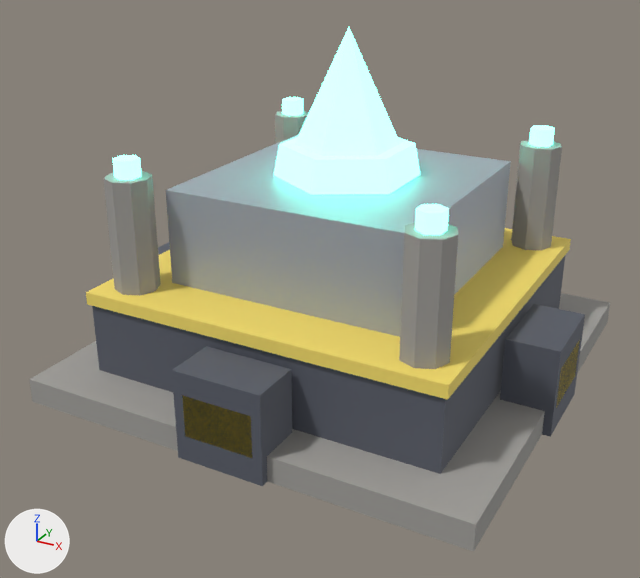
Renders of the glTF model jogo/assets/modelos/maquinas/nucleo.glb from each side of a commit.
Camera for both pictures: a 50 mm camera at (2.45, -4.8, 2.88) aimed at (-0.05, -0.27, 0.61). Arrows for +X, +Y and +Z are at lower left; the lights stay in place. The first picture is the older version. Where no turn or scale is listed for an object, it has been applied to the vertices. Vertices at exactly the same position are counted once.

Names of what the first picture shows: 'nucleo_corpo', 'nucleo_cristal'.
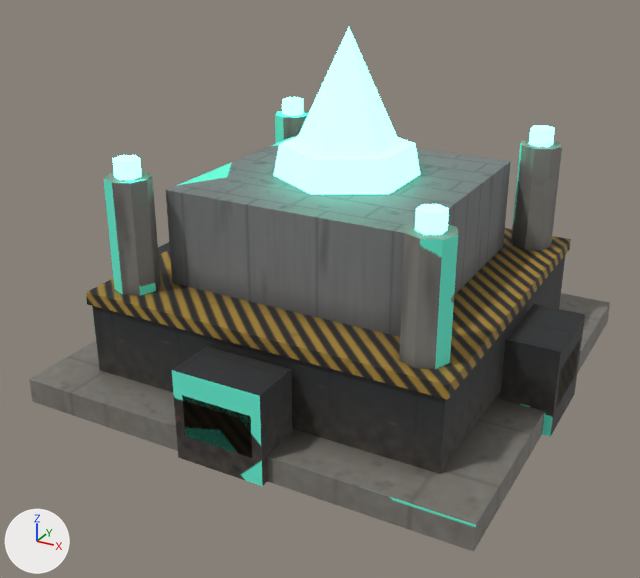
Boxes [x1, y1, x2, y2] around the edits, measured in the pictures (640 x 578 px):
'nucleo_corpo', recoloured, surface changed (darker): [29, 108, 610, 552] in both
part 1 of me_nucleo_corpo, recoloured (darker): [29, 111, 610, 552] in both
part 2 of me_nucleo_corpo, recoloured (darker): [92, 242, 585, 486] in both
part 3 of me_nucleo_corpo, recoloured (light grey to grey): [166, 134, 511, 337] in both
part 4 of me_nucleo_corpo, recoloured (darker): [86, 228, 580, 458] in both
part 5 of me_nucleo_corpo, surface changed (darker): [29, 108, 610, 552] in both

The edits, one by one:
Picture 'nucleo_tex' (img_nucleo_tex) is new.
Material 'nucleo_Tex' (mat_nucleo_tex) is new.
Its texture is img_nucleo_tex.
Its metallic is 0.15.
Its roughness is 0.7.
me_nucleo_corpo has 208 vertices, 336 faces and spans x -1.5..1.5, y -1.5..1.5, z 0.0..1.51.
me_nucleo_corpo is used by ob_nucleo_corpo; location (0.0, 0.0, 0.0).
me_nucleo_corpo part 1: all 124 faces that had it switch from mat_p_concreto (grey #a2a09b) to mat_nucleo_tex (picture img_nucleo_tex).
me_nucleo_corpo part 2: all 60 faces that had it switch from mat_p_escuro (dark grey #595d69) to mat_nucleo_tex (picture img_nucleo_tex).
me_nucleo_corpo part 3: all 12 faces that had it switch from mat_p_metal (light grey #adb5bf) to mat_nucleo_tex (picture img_nucleo_tex).
me_nucleo_corpo part 4: all 60 faces that had it switch from mat_p_faixa (yellow #f9e16c) to mat_nucleo_tex (picture img_nucleo_tex).
me_nucleo_corpo part 5: texture (UV) coordinates of 336 of 336 faces, centred in x -1.5..1.5, y -1.5..1.5, z 0.0..1.51, changed; they spanned u 0.0..0.0, v 0.0..0.0 and now span u 0.0..1.0, v 0.0..1.0.
